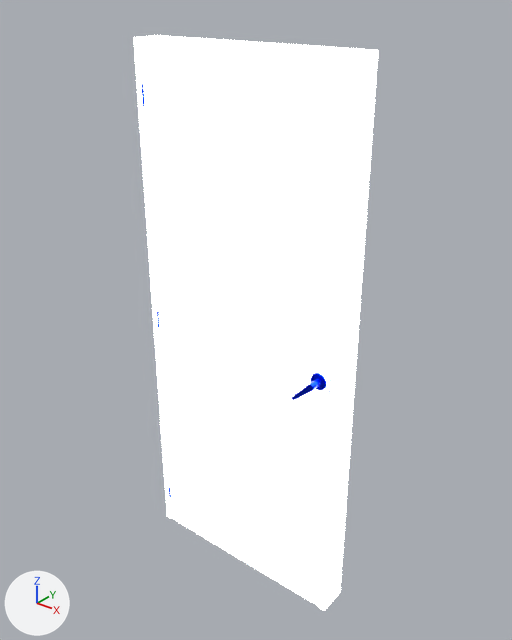
One commit to the glTF model src/objt/escena/escenados/door.glb: the scene before it, then after it.
Before and after are seen from a camera (50 mm lens) standing at (3.1, -3.76, 4.65) and looking at (0.04, 0.06, 2.28). The axes (+X, +Y, +Z) are drawn at lower left. The lights are the same throughout. Both versions are drawn at frame 10 of the action 'perilla'; the numbers are the values there.
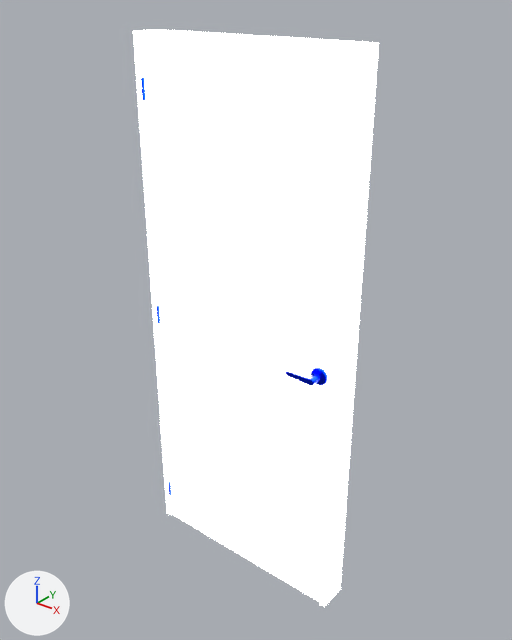
ob_puerta_glb is not drawn itself; it is the parent of ob_animated_interior_door.
ob_door_frame is not drawn itself; it is the parent of ob_cube006, ob_cube006_1, ob_cube006_2.

Pixel boxes (x1, y1, x2, y2) of what changed, in the pictures (512 x 640 px):
'Cube_1', moved: before (141, 46, 348, 607); after (141, 40, 348, 602)
'Cube006', moved: before (133, 35, 378, 611); after (133, 29, 379, 607)
'Handle', moved, turned: before (292, 380, 320, 400); after (285, 371, 320, 386)
'Handle_Base', moved: before (310, 373, 327, 391); after (311, 367, 328, 386)
'Hinge_Door_Side002', moved: before (141, 84, 171, 499); after (141, 77, 171, 496)
'Cube006_1', moved: before (142, 88, 170, 498); after (141, 82, 170, 494)
'Cube003', moved: before (329, 379, 331, 395); after (329, 375, 331, 390)

Diff of the bpy script that builds the scene:
```diff
--- a/src/objt/escena/escenados/door.glb.py
+++ b/src/objt/escena/escenados/door.glb.py
@@ ob_puerta_glb @@
 ob_puerta_glb = bpy.data.objects.new('puerta.glb', None)
-ob_puerta_glb.location = (0.0, 0.0, -3.001)
+ob_puerta_glb.location = (0.0, 0.0, -2.961)
 ob_puerta_glb.scale = (0.5, 0.5, 0.5)
@@ ob_cube_1 @@
 ob_cube_1.parent = ob_door001
-ob_cube_1.location = (0.0, 0.0, 0.0)
+ob_cube_1.location = (0.0, 0.00503, 0.0)
@@ ob_handle @@
 ob_handle.location = (0.768, 0.0217, -0.038)
-ob_handle.rotation_euler = (1.571, -0.785, 0.0)  # degrees (90, -45, 0)
+ob_handle.rotation_euler = (1.571, 0.0, 0.0)  # degrees (90, 0, 0)
 ob_handle.scale = (0.104, 0.104, 0.104)
@@ ob_door_frame @@
 ob_door_frame = bpy.data.objects.new('Door_Frame', None)
-ob_door_frame.parent = ob_animated_interior_door
+ob_door_frame.parent = ob_door_2
 ob_door_frame.location = (0.0, -0.0389, 1.016)
@@ ob_door_2 @@
+ob_door_2 = bpy.data.objects.new('door', None)
+ob_door_2.parent = ob_puerta_glb
+ob_door_2.location = (0.0, 0.0, 5.931)
+ob_door_2.scale = (4.17, 4.17, 4.17)
```
